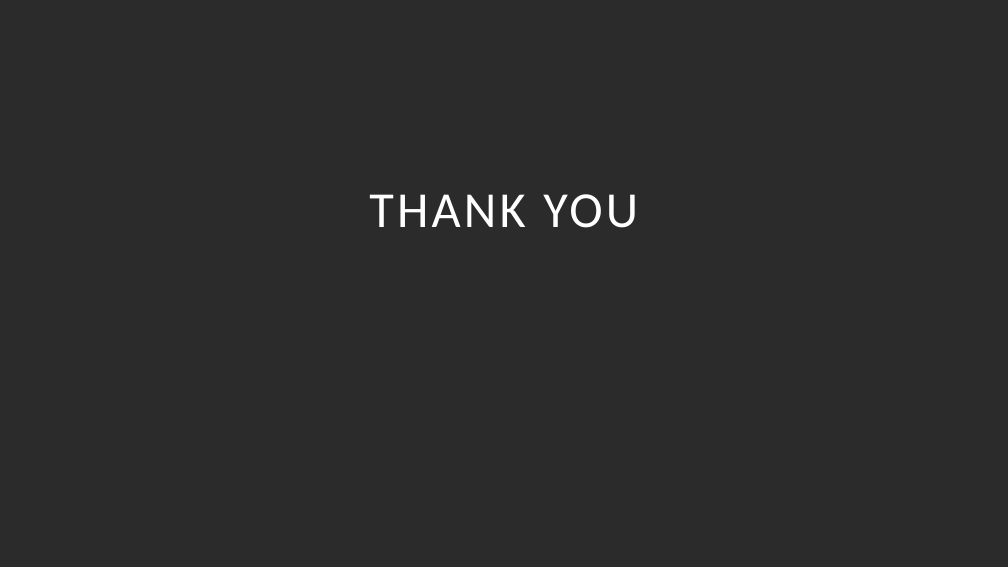
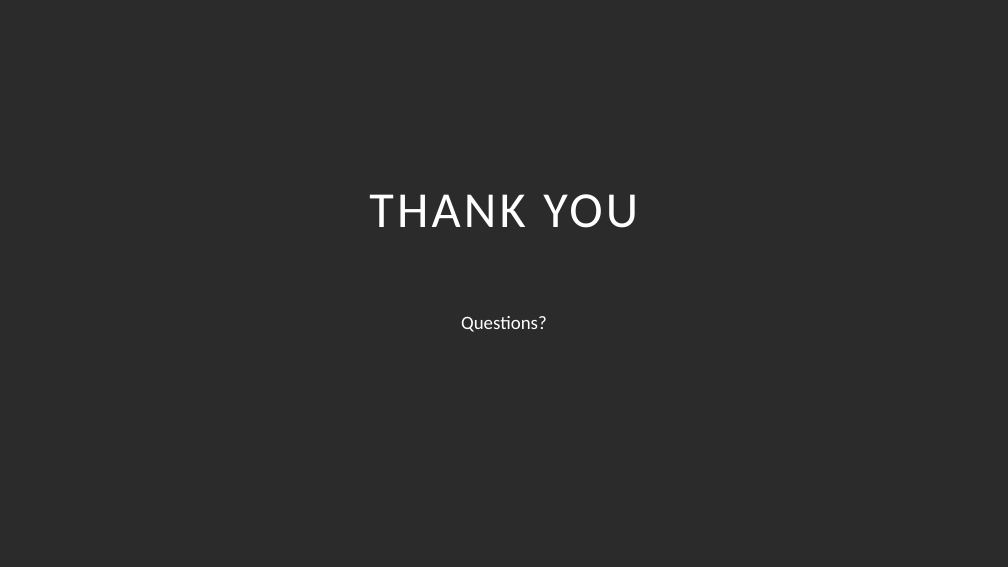
Before and after one commit to aldrin71/AI_kurs, a slide deck: slide 14 of Presentation.pptx. Drawn at 1008x567 pixels with LibreOffice and Linux fonts; fonts in the diff are those of the drawing; background and template pictures are left out; a plain dark background stands for a picture behind light text. Boxes give left, top, right and bottom in pixels: in the first picture for what was removed or moved away, otherwise in the second. Text is boxed around its words. In the diff, an @@ line names an element or a change of style, - is before the commit and + after.

```diff
--- a/Presentation.pptx
+++ b/Presentation.pptx
@@ text added at [461, 316, 547, 332], 18 pt, text #FFFFFF @@
+Questions?
```
Also in this commit, not shown: 2 other slides changed.
